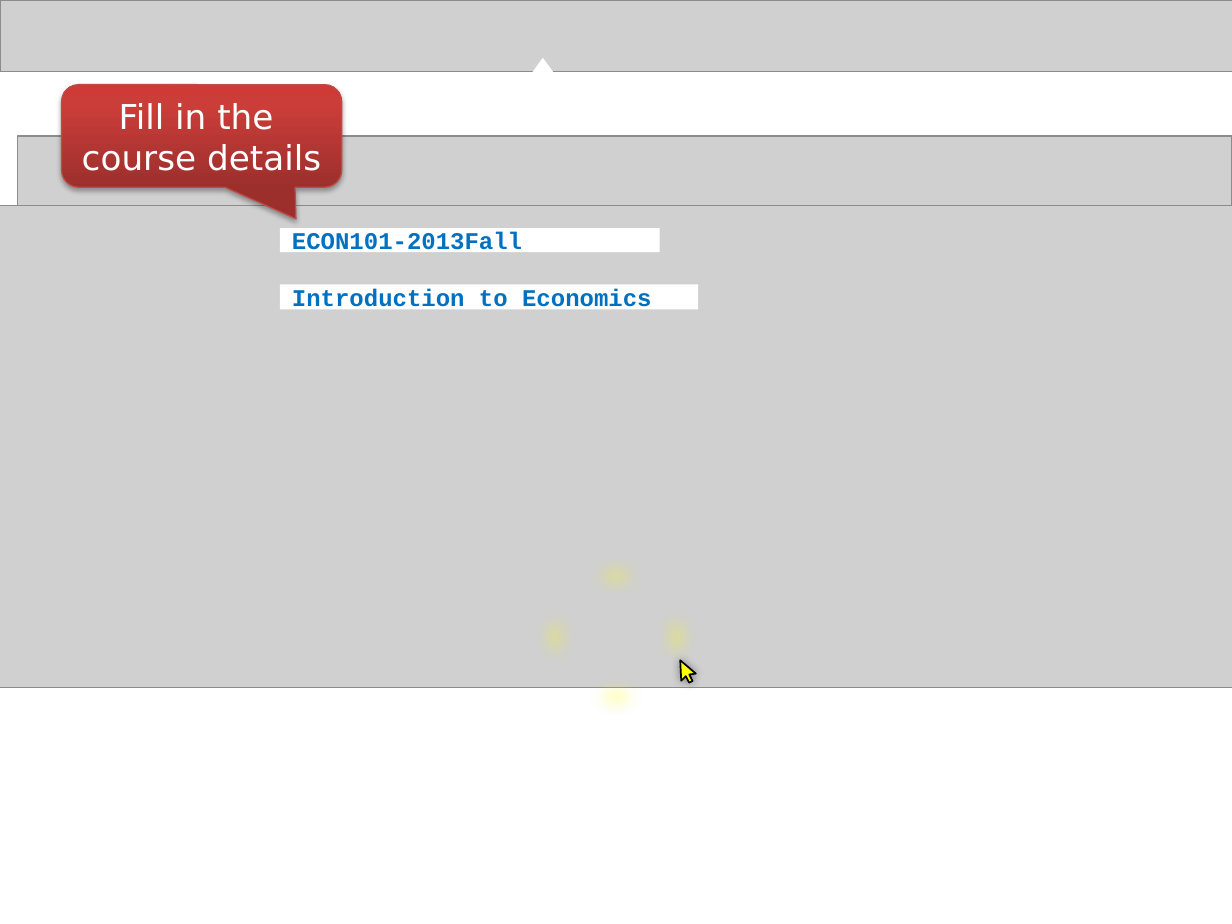
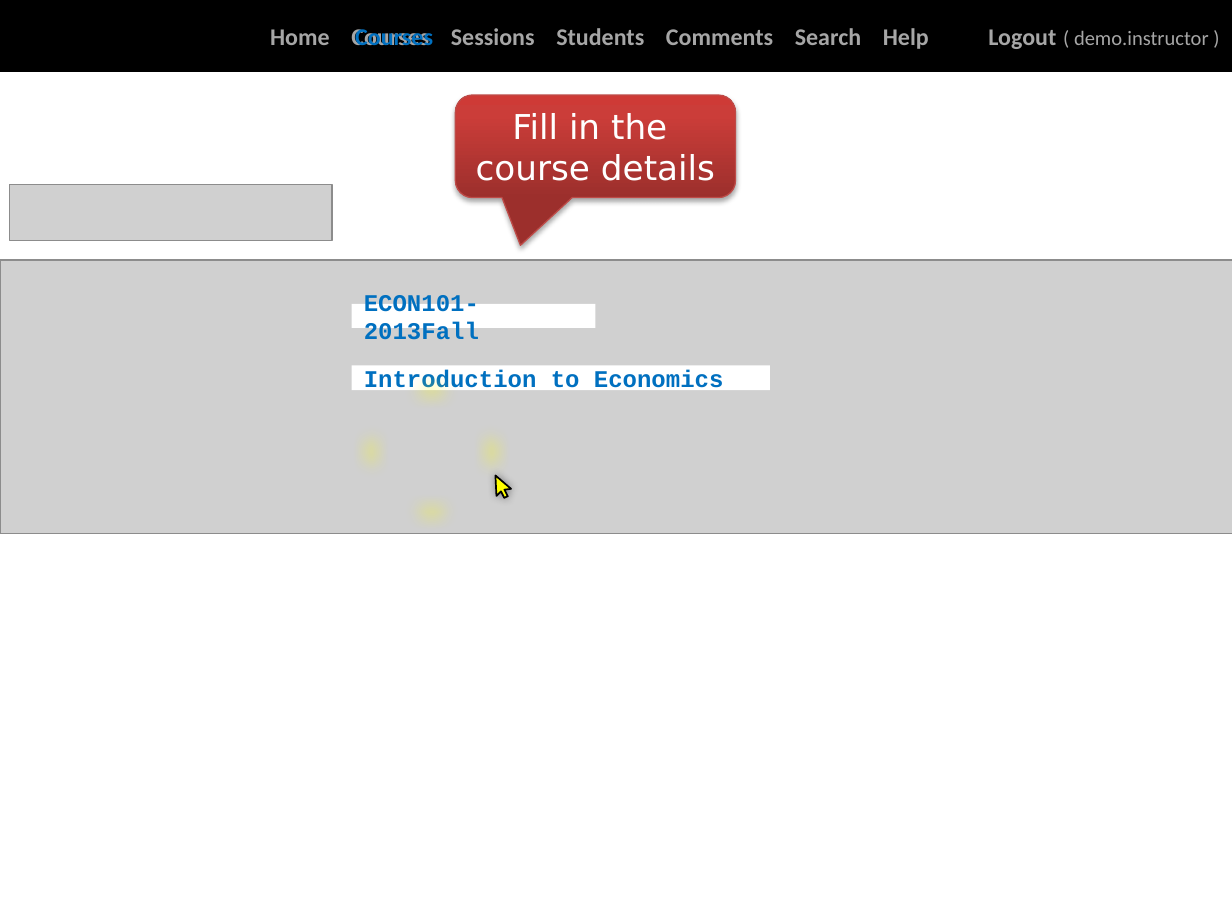
Before and after one commit to TEAMMATES/teammates, a slide deck: slide 8 of doc/video/video tour.pptx. Drawn at 1232x924 pixels with LibreOffice and Linux fonts; fonts in the diff are those of the drawing; grey boxes stand for pictures; background and template pictures are left out. Boxes give left, top, right and bottom in pixels: in the first picture for what was removed or moved away, otherwise in the second. Text is boxed around its words. In the diff, an @@ line names an element or a change of style, - is before the commit and + after.

```diff
--- a/doc/video/video tour.pptx
+++ b/doc/video/video tour.pptx
@@ picture removed at <box>0,0,1232,71</box> @@
@@ rectangle added at <box>0,0,1232,71</box>, fill #000000, 14 pt, text #A6A6A6, bold @@
+Home Courses Sessions Students Comments Search Help Logout ( demo.instructor )
@@ text added at <box>355,29,433,45</box>, 14 pt, text #0070C0, bold @@
+Courses
@@ triangle removed at <box>532,58,553,71</box> @@
@@ rounded speech box "Fill in the course details": place and size @@
-rounded speech box "Fill in the course details" at <box>62,85,341,187</box>
+rounded speech box "Fill in the course details" at <box>456,95,736,197</box>
@@ rounded speech box "Fill in the course details" at <box>456,95,736,197</box>: proportions changed @@
@@ picture removed at <box>17,136,1232,670</box> @@
@@ picture added at <box>10,185,333,240</box> @@
@@ picture: place and size @@
-picture at <box>0,206,1232,689</box>
+picture at <box>0,260,1232,533</box>
@@ rectangle "ECON101-2013Fall": place and size @@
-rectangle "ECON101-2013Fall" at <box>280,228,659,253</box>
+rectangle "ECON101-2013Fall" at <box>351,304,595,329</box>
@@ donut: place and size @@
-donut at <box>533,554,697,718</box>
+donut at <box>349,370,513,533</box>
@@ rectangle "Introduction to Economics": place and size @@
-rectangle "Introduction to Economics" at <box>280,285,699,309</box>
+rectangle "Introduction to Economics" at <box>351,366,770,391</box>
@@ freeform shape: place and size @@
-freeform shape at <box>673,657,698,686</box>
+freeform shape at <box>488,472,513,501</box>
```
Also in this commit, not shown: 17 other slides changed, 21 slides added, 29 slides removed.
